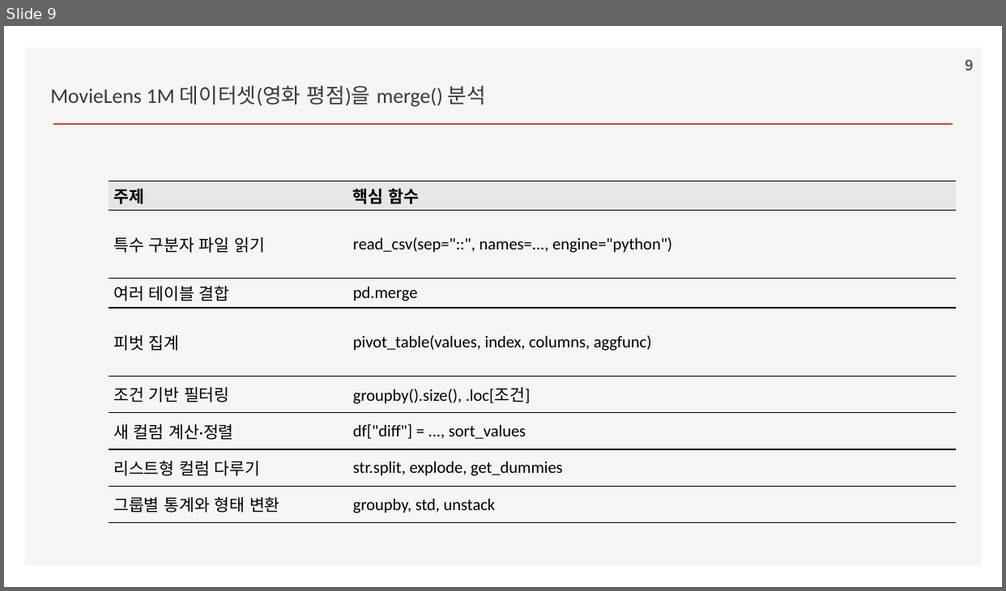
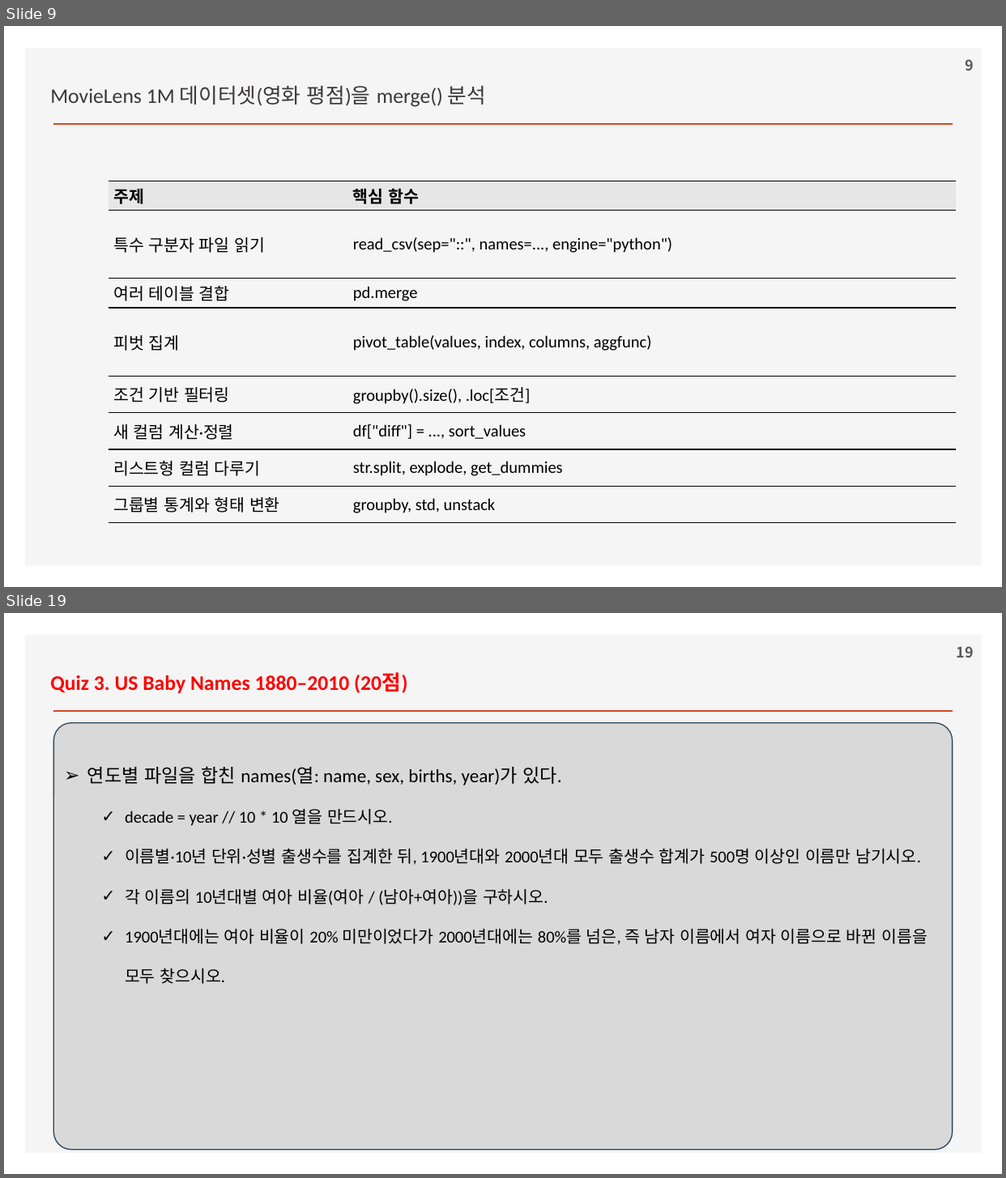
Before and after one commit to ancestor9/2026_Fall_Application-Deployment, a slide deck: 20261106/python for data analysis.pptx. Shown one above the other, each under a label of ours: slide 9 before the commit, slides 9 and 19 after it; the slides between them are not shown. The pictures are 1006x591 and 1006x1178 pixels, drawn with LibreOffice and Linux fonts; fonts in the diff are those of the drawing; background and template pictures are left out. Boxes give left, top, right and bottom in pixels: in the first picture for what was removed or moved away, otherwise in the second. Text is boxed around its words. In the diff, an @@ line names an element or a change of style, - is before the commit and + after.

```diff
--- a/20261106/python for data analysis.pptx
+++ b/20261106/python for data analysis.pptx
@@ slide 19 added at [4,613,1002,1174], background #FFFFFF; not listed: 2 template elements that a slide beside it also shows @@
@@ page number added at [956,646,973,658], 14 pt, text #595959, bold @@
+19
@@ text added at [50,673,407,693], 20 pt, text #FF0000, bold @@
+Quiz 3. US Baby Names 1880–2010 (20점)
@@ rounded rectangle added at [53,723,952,1150], fill #D9D9D9, outline #28445D 1 pt @@
@@ text added at [87,766,927,984], 16 pt, text #000000 @@
+➢ 연도별 파일을 합친 names(열: name, sex, births, year)가 있다.
+  ✓ decade = year // 10 * 10 열을 만드시오.
+  ✓ 이름별·10년 단위·성별 출생수를 집계한 뒤, 1900년대와 2000년대 모두 출생수 합계가 500명 이상인 이름만 남기시오.
+  ✓ 각 이름의 10년대별 여아 비율(여아 / (남아+여아))을 구하시오.
+  ✓ 1900년대에는 여아 비율이 20% 미만이었다가 2000년대에는 80%를 넘은, 즉 남자 이름에서 여자 이름으로 바뀐 이름을 모두 찾으시오.
```
Also in this commit, not shown: 2 slides changed, 11 other slides added.
